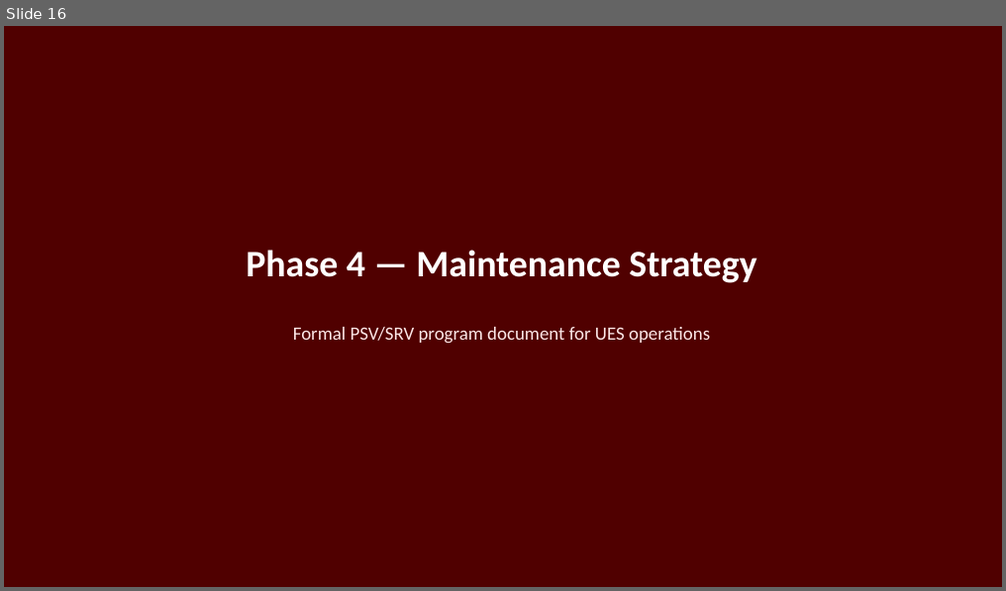
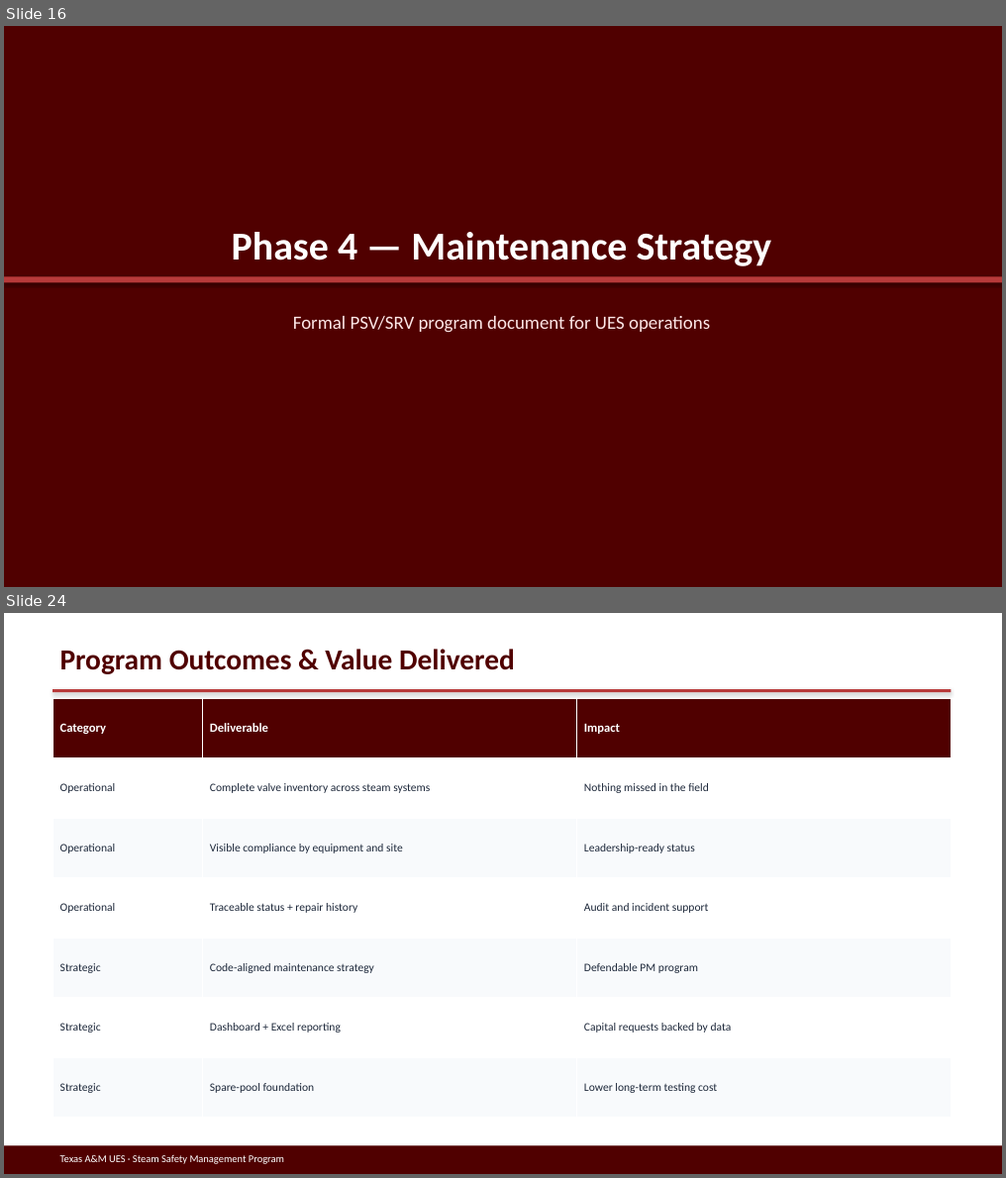
Before and after one commit to stavan12-a11y/PSV-Compliance-Tracking-Dashboard, a slide deck: docs/presentation/UES-Steam-Safety-Management-Program.pptx. Shown one above the other, each under a label of ours: slide 16 before the commit, slides 16 and 24 after it; the slides between them are not shown. The pictures are 1006x591 and 1006x1178 pixels, drawn with LibreOffice and Linux fonts; fonts in the diff are those of the drawing. Boxes give left, top, right and bottom in pixels: in the first picture for what was removed or moved away, otherwise in the second. Text is boxed around its words. In the diff, an @@ line names an element or a change of style, - is before the commit and + after.

```diff
--- a/docs/presentation/UES-Steam-Safety-Management-Program.pptx
+++ b/docs/presentation/UES-Steam-Safety-Management-Program.pptx
@@ slide 24 added at (4,613,1002,1174), background #FFFFFF @@
@@ text added at (60,649,515,674), 28 pt, text #500000, bold @@
+Program Outcomes & Value Delivered
@@ rectangle added at (53,689,951,692), fill #B83A3A @@
@@ table added at (53,698,951,1118), 7 rows, 3 columns @@
+Category | Deliverable | Impact
+Operational | Complete valve inventory across steam systems | Nothing missed in the field
+Operational | Visible compliance by equipment and site | Leadership-ready status
+Operational | Traceable status + repair history | Audit and incident support
+Strategic | Code-aligned maintenance strategy | Defendable PM program
+Strategic | Dashboard + Excel reporting | Capital requests backed by data
+Strategic | Spare-pool foundation | Lower long-term testing cost
@@ rectangle added at (4,1146,1002,1174), fill #500000 @@
@@ text added at (60,1156,284,1164), 10 pt, text #FFFFFF @@
+Texas A&M UES · Steam Safety Management Program
@@ slide 16 changed as well @@
@@ text "Phase 4 — Maintenance Strategy": place and size @@
-text "Phase 4 — Maintenance Strategy" at (246,250,756,283)
+text "Phase 4 — Maintenance Strategy" at (232,232,772,267)
@@ text "Phase 4 — Maintenance Strategy" at (232,232,772,267): size 36 to 38 pt @@
@@ rectangle added at (4,276,1002,282), fill #B83A3A @@
@@ text "Formal PSV/SRV program document for ...": place and size @@
-text "Formal PSV/SRV program document for ..." at (293,327,710,344)
+text "Formal PSV/SRV program document for ..." at (293,316,710,333)
```
Also in this commit, not shown: 16 other slides changed, 8 other slides added, 9 slides removed, 5 other files.
